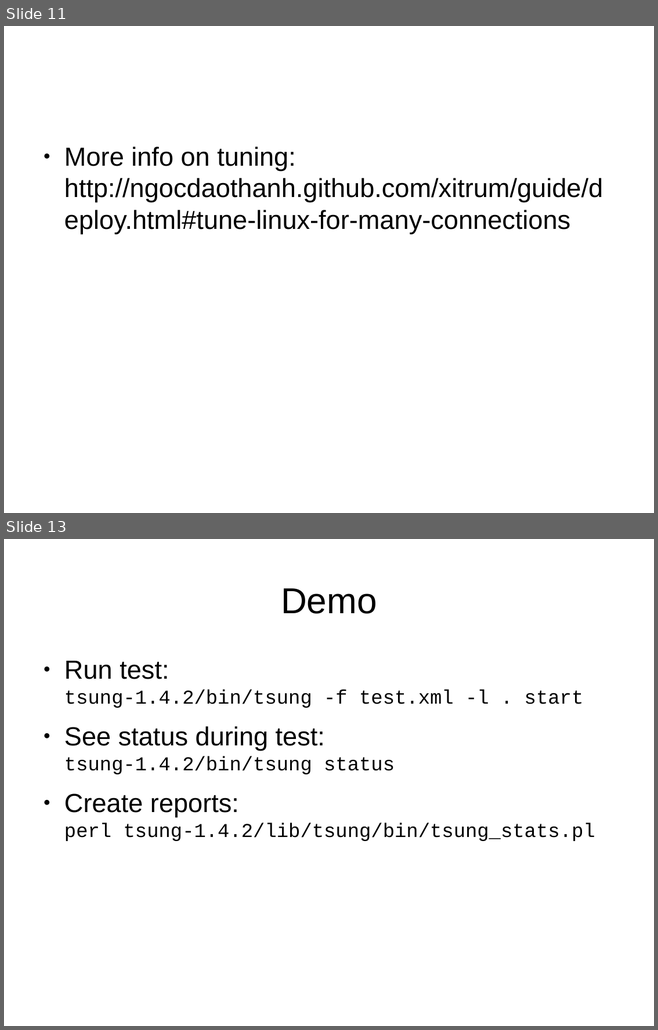
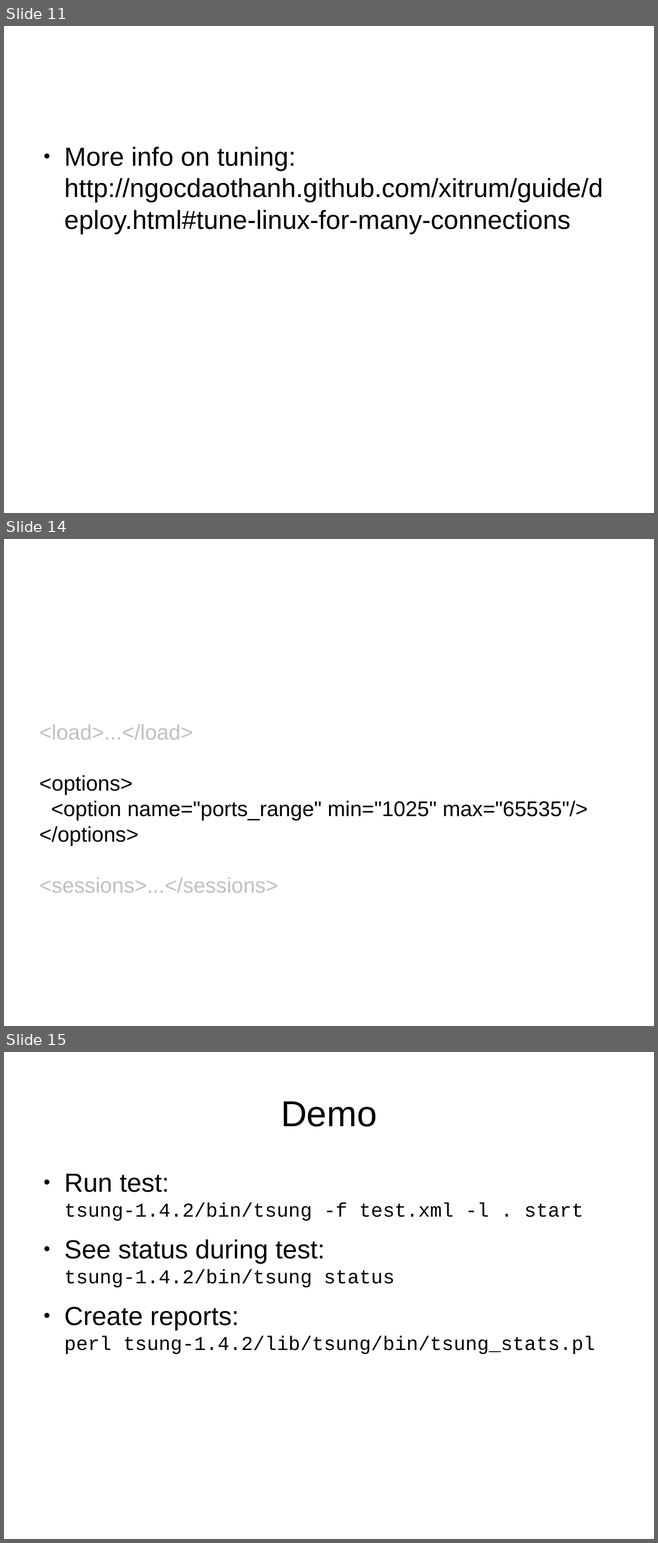
Before and after one commit to ngocdaothanh/tsart, a slide deck: tsung.odp. Shown one above the other, each under a label of ours: slides 11 and 13 before the commit, slides 11, 14 and 15 after it; the slides between them are not shown. The pictures are 658x1030 and 658x1543 pixels, drawn with LibreOffice and Linux fonts; fonts in the diff are those of the drawing. Boxes give left, top, right and bottom in pixels: in the first picture for what was removed or moved away, otherwise in the second. Text is boxed around its words. In the diff, an @@ line names an element or a change of style, - is before the commit and + after.

Commit message:
Add info about maxusers, multiple IPs, and ports_range

```diff
--- a/tsung.odp
+++ b/tsung.odp
@@ slide 14 added at bbox=[4, 539, 654, 1026], background #FFFFFF @@
@@ text added at bbox=[39, 725, 587, 893], 26 pt, text #000000 @@
+<load>...</load>
+<options>
+<option name="ports_range" min="1025" max="65535"/>
+</options>
+<sessions>...</sessions>
@@ what was slide 13 is now slide 15 @@
```
Also in this commit, not shown: 4 slides changed, 5 other slides added, 2 slides removed.
